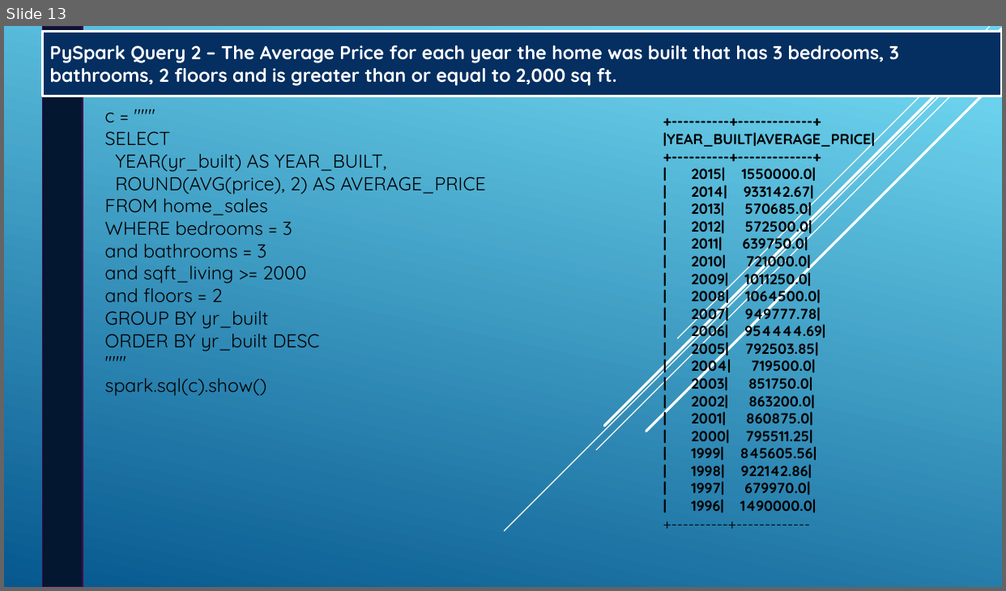
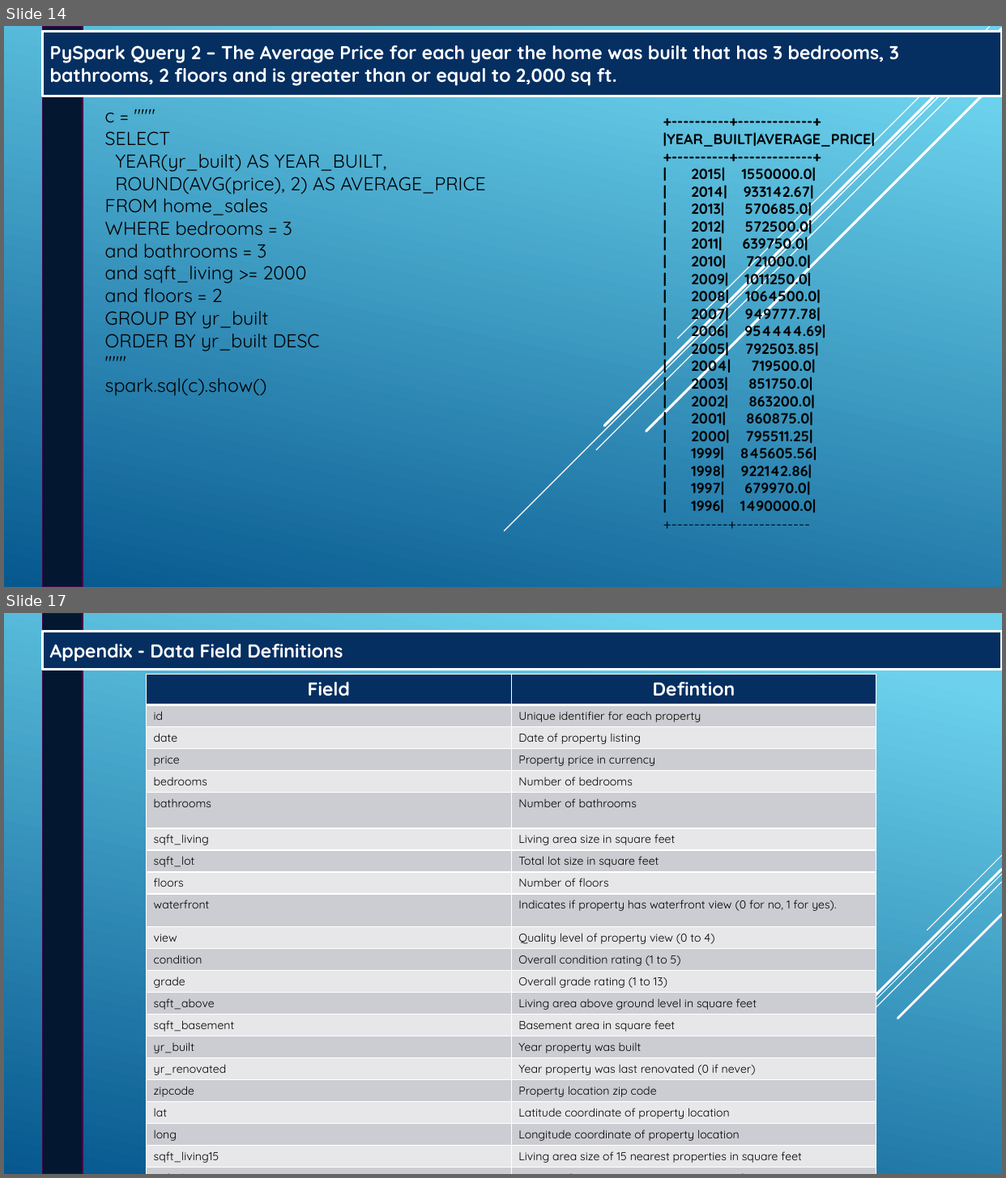
Before and after one commit to kevindownesii/Project_4, a slide deck: Team6-RutgersProject04.pptx. Shown one above the other, each under a label of ours: slide 13 before the commit, slides 14 and 17 after it; the slides between them are not shown. The pictures are 1006x591 and 1006x1178 pixels, drawn with LibreOffice and Linux fonts; fonts in the diff are those of the drawing. Boxes give left, top, right and bottom in pixels: in the first picture for what was removed or moved away, otherwise in the second. Text is boxed around its words. In the diff, an @@ line names an element or a change of style, - is before the commit and + after.

```diff
--- a/Team6-RutgersProject04.pptx
+++ b/Team6-RutgersProject04.pptx
@@ slide 17 added at box(4, 613, 1002, 1174), background gradient #6ED2EB to #06588E @@
@@ rectangle added at box(43, 613, 83, 1174), fill #031730, outline #420648 1.25 pt @@
@@ rectangle added at box(43, 631, 1002, 670), fill #052F61, outline #FFFFFF 2.25 pt, 18 pt, text #FFFFFF, bold @@
+Appendix - Data Field Definitions
@@ table added at box(147, 674, 877, 1174), 22 rows, 2 columns @@
+Field | Defintion
+id | Unique identifier for each property
+date | Date of property listing
+price | Property price in currency
+bedrooms | Number of bedrooms
+bathrooms | Number of bathrooms
+sqft_living | Living area size in square feet
+sqft_lot | Total lot size in square feet
+floors | Number of floors
+waterfront | Indicates if property has waterfront view (0 for no, 1 for yes).
+view | Quality level of property view (0 to 4)
+condition | Overall condition rating (1 to 5)
+grade | Overall grade rating (1 to 13)
+sqft_above | Living area above ground level in square feet
+sqft_basement | Basement area in square feet
+yr_built | Year property was built
+yr_renovated | Year property was last renovated (0 if never)
+zipcode | Property location zip code
+lat | Latitude coordinate of property location
+long | Longitude coordinate of property location
+sqft_living15 | Living area size of 15 nearest properties in square feet
+sqft_lot15 | Lot size of 15 nearest properties in square feet
@@ group added at box(758, 855, 1002, 1118): 5 lines @@
@@ what was slide 13 is now slide 14 @@
```
Also in this commit, not shown: 4 slides changed, 1 other slide added.
